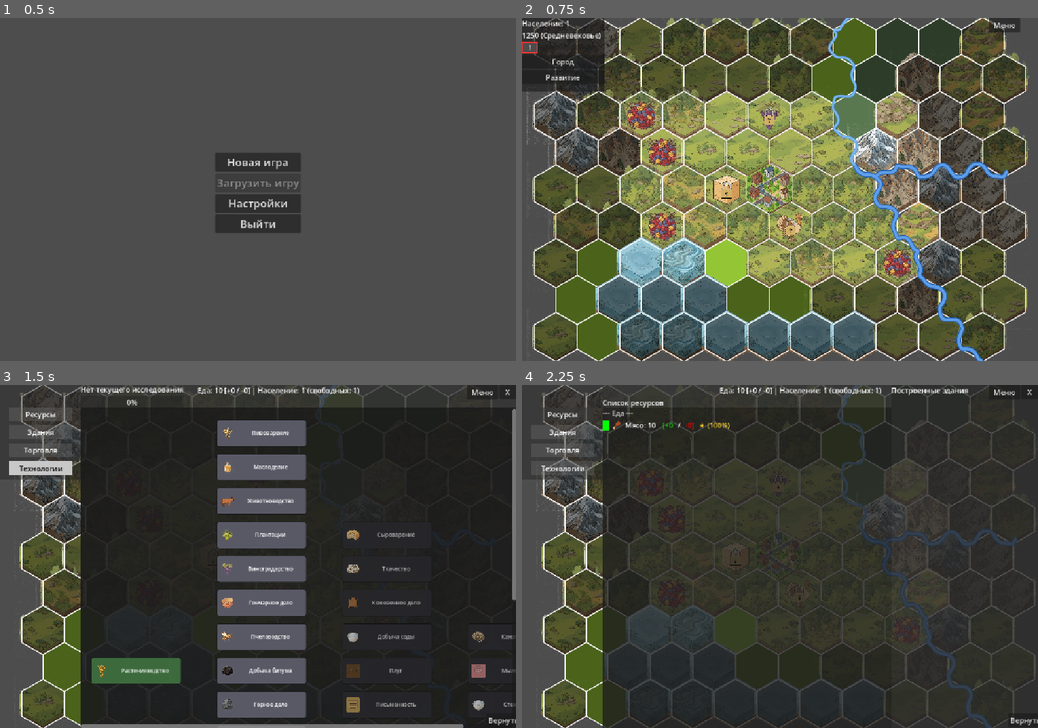
Above: before the commit, frames 1-4 (two rows, left to right).
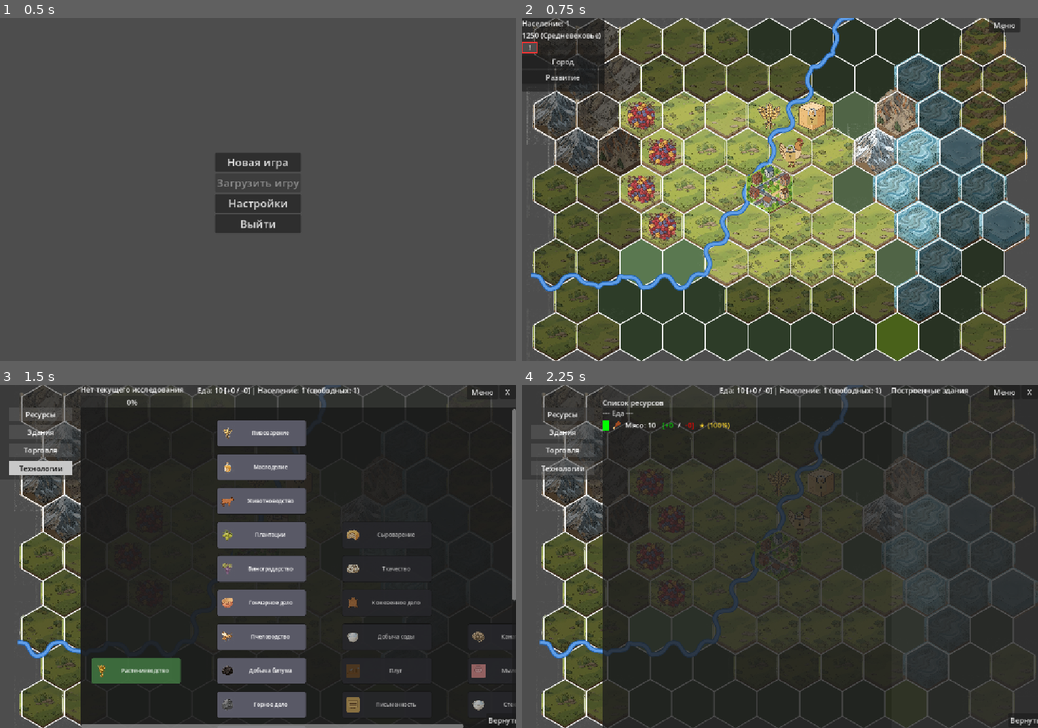
Above: after the commit, the same moments.

Repository: Night-Pryanik/The-City
Game: Godot game, scene res://scenes/main_menu.tscn
The game is run twice, just before and just after one commit, with the same random seed, the same clock (stepped at 60 frames per second) and the same inputs.
Inputs (mouse positions are in pixels of both pictures, inside the frame that each line leads up to):
- Up to frame 1 (0.5 s): no input
- Up to frame 2 (0.75 s): click "Новая игра" at 0.5 s
- Up to frame 3 (1.5 s): click (10, 415) at 1.25 s
- Up to frame 4 (2.25 s): click "Ресурсы" at 2 s

Frame 1 is identical in both runs. In frame 2, 40% of the frame differs, in the area x 1-99%, y 0-100%; in frame 3, 1.0%; in frame 4, 3.9%.

Commit message:
Марши - отдельный тип местности

Diff:
--- a/data/terrains/terrains.json
+++ b/data/terrains/terrains.json
@@ -46,6 +46,16 @@
       "work_cost_mult": 2.0,
       "icons": [ "swamp_1.png", "swamp_2.png", "swamp_3.png" ],
       "cover_chance": { "none": 40, "sparse_forest": 15, "forest": 15, "reeds": 30 }
+    },
+    {
+      "id": "marsh",
+      "name": "Марши",
+      "color": [ 80, 100, 70 ],
+      "move_cost": 2,
+      "expansion_cost": 100,
+      "work_cost_mult": 1.5,
+      "icons": [ "marsh_1.png", "marsh_2.png", "marsh_3.png" ],
+      "cover_chance": { "none": 50, "reeds": 50 }
     }
   ]
 }
--- a/scripts/map_generator.gd
+++ b/scripts/map_generator.gd
@@ -92,11 +92,10 @@
             return 0.05
 
 # Пост-обработка после Вороного: превращает часть равнинных гексов вокруг
-# озёр в болота (марши). Кольцо шириной в 1 гекс — перебираем только
+# озёр в марши. Кольцо шириной в 1 гекс — перебираем только
 # непосредственных соседей каждого озера. Каждый такой сосед-равнина
-# становится болотом с шансом ~40-50% (MARSH_CHANCE). Гексы помечаются
-# временным флагом _is_marsh, чтобы генерация покрова принудительно
-# поставила им cover = "reeds" (тростник).
+# становится маршем с шансом ~40-50% (MARSH_CHANCE). Гексы помечаются
+# временным флагом _is_marsh, чтобы генерация покрова потом могла выставить им cover.
 const MARSH_CHANCE := 0.45
 
 func _apply_marshes(tile_data: Array, rows: int, cols: int) -> void:
@@ -113,7 +112,7 @@
             if tile.get("terrain", "plain") != "plain":
                 continue
             if randf() < MARSH_CHANCE:
-                tile["terrain"] = "swamp"
+                tile["terrain"] = "marsh"
                 tile["_is_marsh"] = true
 
 func generate_map(rows: int, cols: int, city_row: int, city_col: int, raw_res: Dictionary, terrain_counts: Dictionary) -> Array:
@@ -168,9 +167,9 @@
 
     # --- МАРШИ (пост-обработка после Вороного) ---
     # Вокруг каждого озера с шансом ~40-50% соседние равнинные гексы
-    # превращаются в болота (марши) — кольцо шириной в 1 гекс. Такие гексы
+    # превращаются в марши — кольцо шириной в 1 гекс. Такие гексы
     # помечаются временным флагом _is_marsh, чтобы при генерации покрова
-    # принудительно получить cover = "reeds" (тростник).
+    # получить cover.
     _apply_marshes(tile_data, rows, cols)
 
     # --- УНИКАЛЬНЫЕ ТИПЫ МЕСТНОСТИ ---
@@ -183,15 +182,11 @@
     # terrains.json не требует изменения этого кода.
     place_unique_terrains(tile_data, rows, cols, city_row, city_col)
 
-    # --- Покров (cover): генерируем ПОСЛЕ рельефа, с учётом terrain ---
-    # Гексы маршей (помеченные _is_marsh) принудительно получают тростник.
     var t_cover = Time.get_ticks_msec()
     for row in range(rows):
         for col in range(cols):
             var terrain_id = tile_data[row][col]["terrain"]
             if tile_data[row][col].get("_is_marsh", false):
-                tile_data[row][col]["cover"] = "reeds"
-            else:
                 tile_data[row][col]["cover"] = _roll_cover(terrain_id)
 
     # Мультиииндекс свободных гексов по (terrain, cover) — для быстрого
Not shown, changed: docs.md
